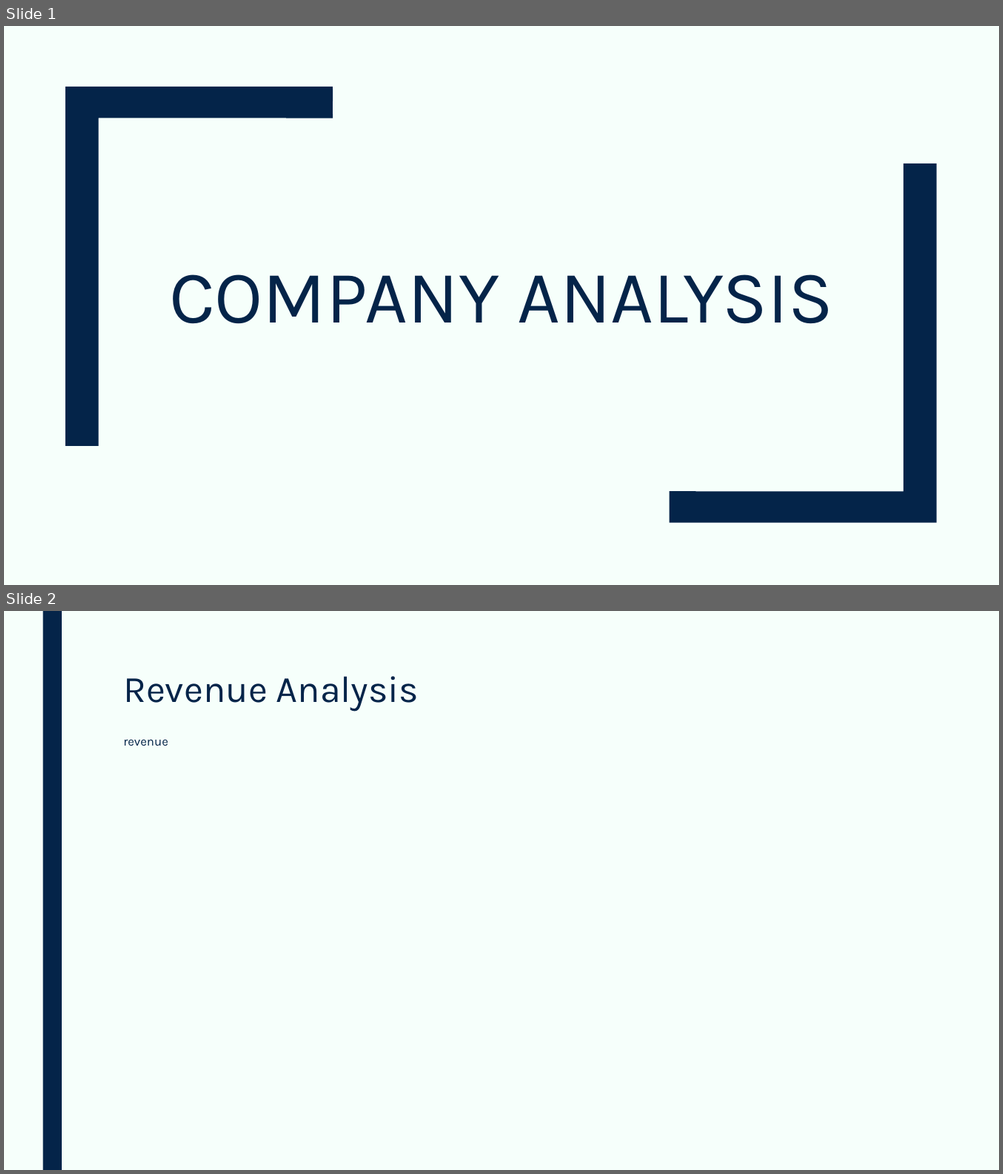
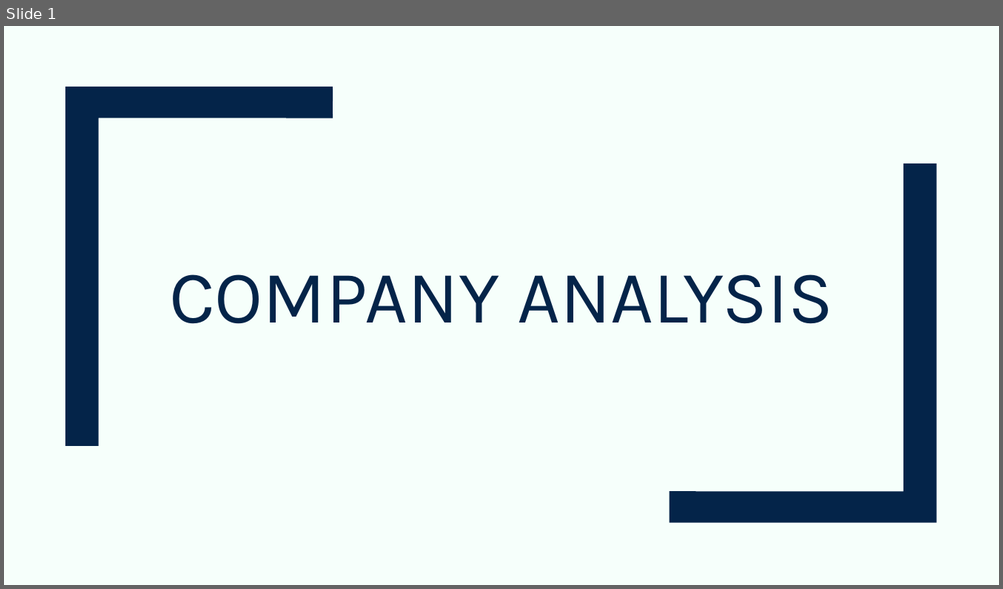
Before and after one commit to devangovind/AMUCLDISS, a slide deck: fastapi-backend/pres/output.pptx. Shown one above the other, each under a label of ours: slides 1 and 2 before the commit, slide 1 after it. The pictures are 1003x1174 and 1003x589 pixels, drawn with LibreOffice and Linux fonts; fonts in the diff are those of the drawing. Boxes give left, top, right and bottom in pixels: in the first picture for what was removed or moved away, otherwise in the second. Text is boxed around its words. In the diff, an @@ line names an element or a change of style, - is before the commit and + after.

```diff
--- a/fastapi-backend/pres/output.pptx
+++ b/fastapi-backend/pres/output.pptx
@@ slide 2 removed at bbox=[4, 611, 999, 1170], background #F6FFFB @@
@@ rectangle removed at bbox=[42, 611, 62, 1170] @@
@@ title removed at bbox=[123, 676, 419, 712] @@
-Revenue Analysis
@@ text removed at bbox=[123, 740, 168, 746] @@
-revenue
```
Also in this commit, not shown: 1 slide changed, 3 slides added, 3 other slides removed, 9 other files.
